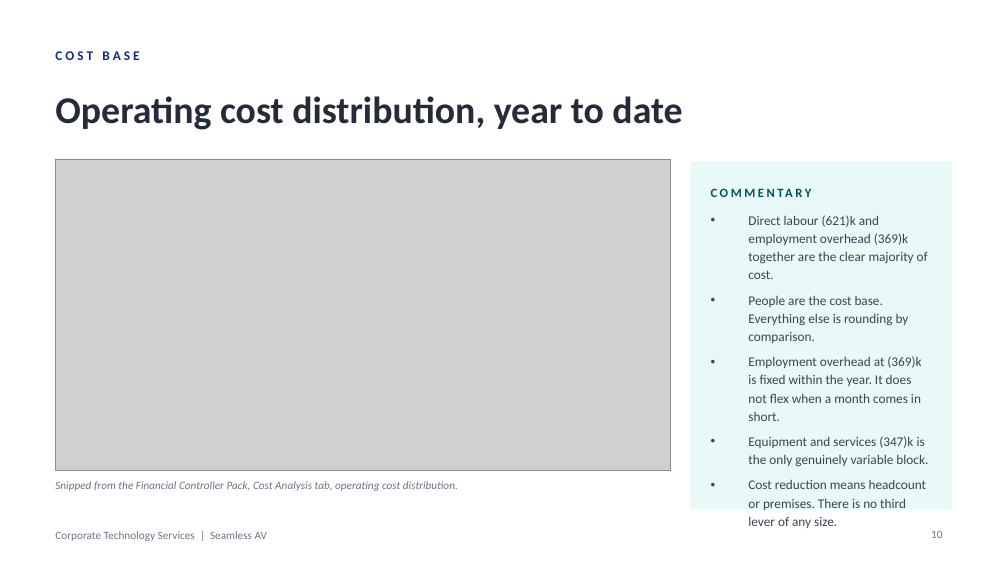
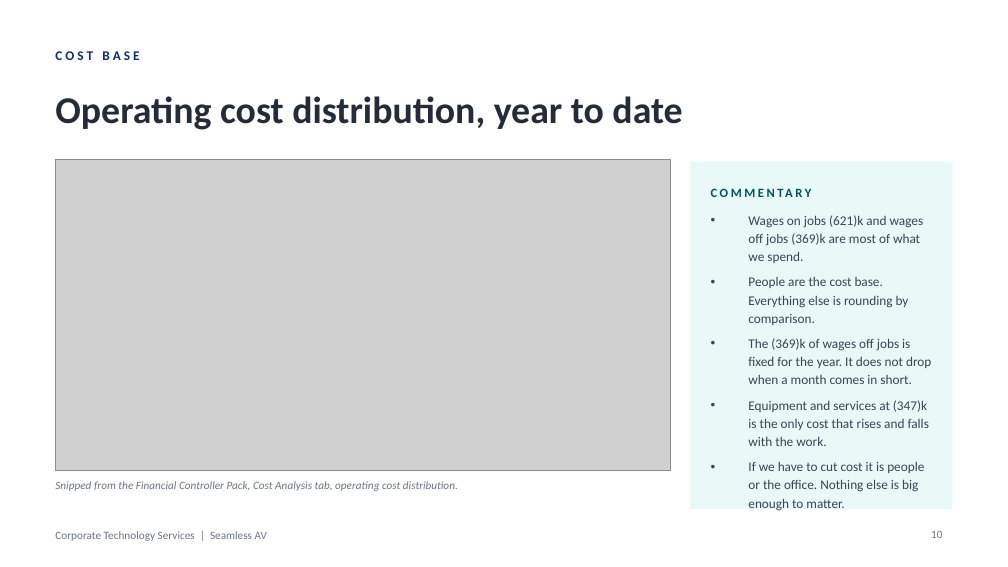
Before and after one commit to WesleyNelson-O33/Claude, a slide deck: slide 10 of deck/CTS Monthly Business Review - September 2026.pptx. Drawn at 1008x567 pixels with LibreOffice and Linux fonts; fonts in the diff are those of the drawing; grey boxes stand for pictures. Boxes give left, top, right and bottom in pixels: in the first picture for what was removed or moved away, otherwise in the second. Text is boxed around its words. In the diff, an @@ line names an element or a change of style, - is before the commit and + after.

```diff
--- a/deck/CTS Monthly Business Review - September 2026.pptx
+++ b/deck/CTS Monthly Business Review - September 2026.pptx
@@ text at [748,215,924,263]: text changed @@
-• Direct labour (621)k and employment overhead (369)k together are the clear majority of cost.
+• Wages on jobs (621)k and wages off jobs (369)k are most of what we spend.
@@ text at [748,338,931,492]: text changed @@
-• Employment overhead at (369)k is fixed within the year. It does not flex when a month comes in short.
-• Equipment and services (347)k is the only genuinely variable block.
-• Cost reduction means headcount or premises. There is no third lever of any size.
+• The (369)k of wages off jobs is fixed for the year. It does not drop when a month comes in short.
+• Equipment and services at (347)k is the only cost that rises and falls with the work.
+• If we have to cut cost it is people or the office. Nothing else is big enough to matter.
```
Also in this commit, not shown: 8 other slides changed, 1 other file.
